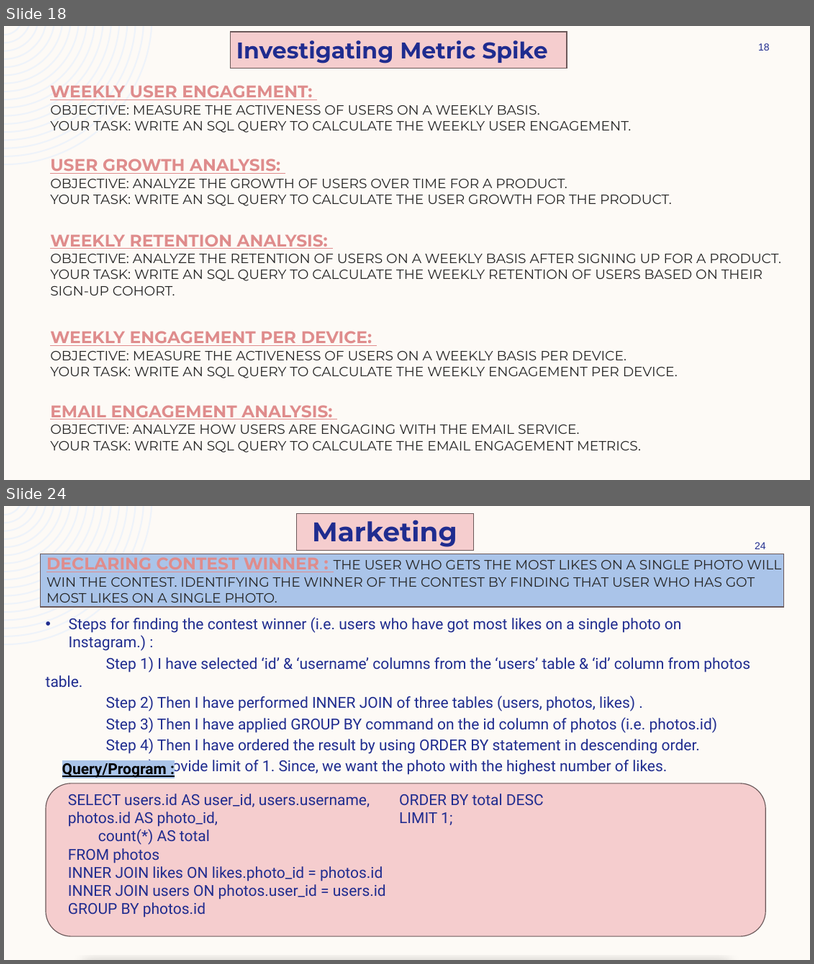
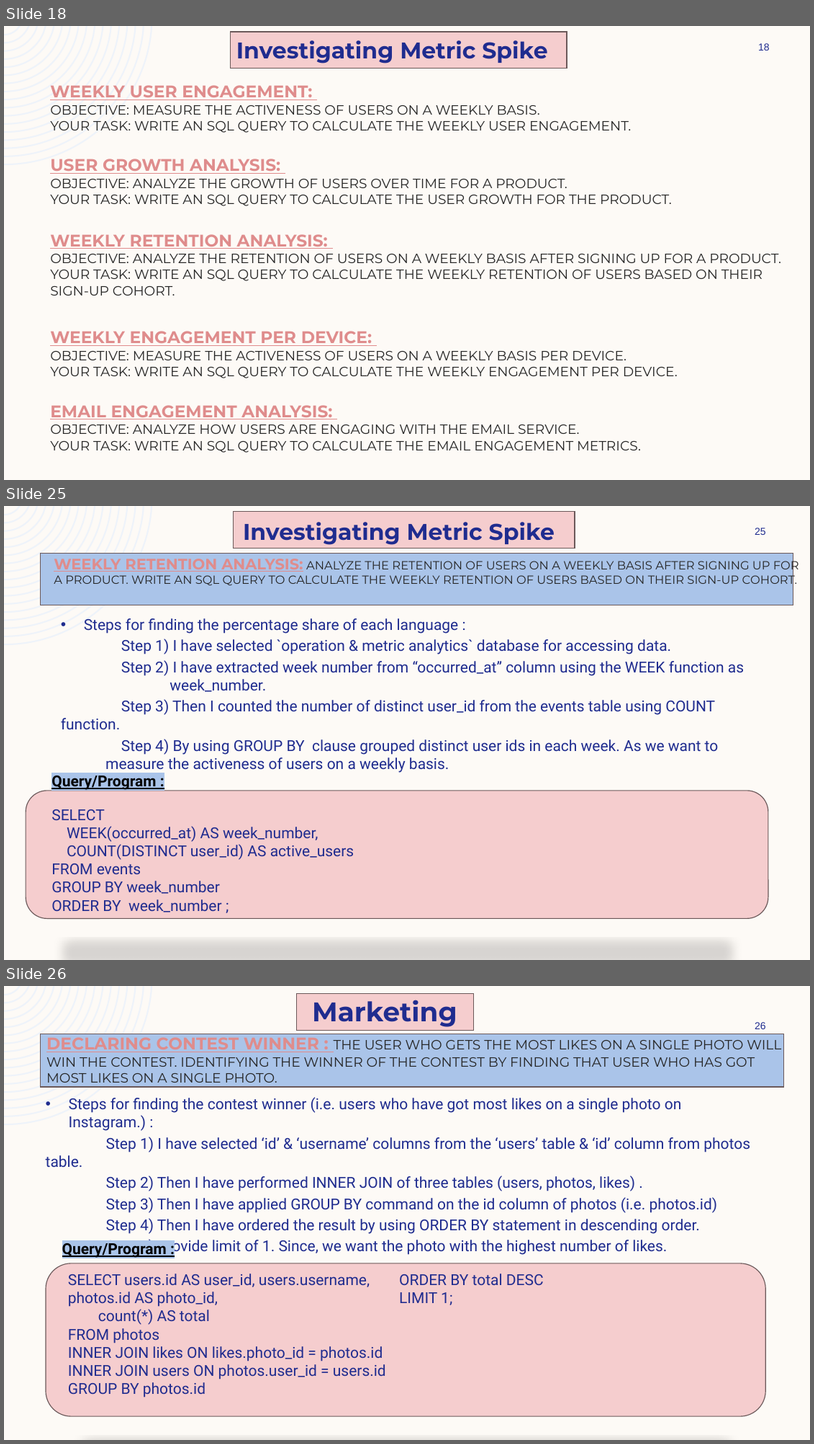
Before and after one commit to ShindeYash/Operation_and_Metric_Analytics, a slide deck: Report - Operation_and_Metric_Analytics.pptx. Shown one above the other, each under a label of ours: slides 18 and 24 before the commit, slides 18, 25 and 26 after it; the slides between them are not shown. The pictures are 814x964 and 814x1444 pixels, drawn with LibreOffice and Linux fonts; fonts in the diff are those of the drawing. Boxes give left, top, right and bottom in pixels: in the first picture for what was removed or moved away, otherwise in the second. Text is boxed around its words. In the diff, an @@ line names an element or a change of style, - is before the commit and + after.

```diff
--- a/Report - Operation_and_Metric_Analytics.pptx
+++ b/Report - Operation_and_Metric_Analytics.pptx
@@ slide 25 added at (4,506,810,960), background #FDFAF6; not listed: 1 template element that a slide beside it also shows @@
@@ rectangle added at (233,512,575,548), fill #F5CDCE, outline #6B5A5A 1 pt @@
@@ text added at (243,522,555,545), 27 pt, text #1F2C8F, bold @@
+Investigating Metric Spike
@@ page number added at (755,528,766,535), 12 pt, text #1F2C8F @@
+25
@@ rectangle added at (40,554,793,605), fill #AAC4E9, outline #6B5A5A 1 pt @@
@@ title added at (54,558,800,588), 14 pt, text #262626 @@
+WEEKLY RETENTION ANALYSIS: ANALYZE THE RETENTION OF USERS ON A WEEKLY BASIS AFTER SIGNING UP FOR A PRODUCT. WRITE AN SQL QUERY TO CALCULATE THE WEEKLY RETENTION OF USERS BASED ON THEIR SIGN-UP COHORT.
@@ text added at (61,618,744,774), 18 pt, text #1F2C8F @@
+• Steps for finding the percentage share of each language :
+Step 1) I have selected `operation & metric analytics` database for accessing data.
+Step 2) I have extracted week number from “occurred_at” column using the WEEK function as week_number.
+Step 3) Then I counted the number of distinct user_id from the events table using COUNT function.
+Step 4) By using GROUP BY clause grouped distinct user ids in each week. As we want to measure the activeness of users on a weekly basis.
@@ text added at (52,775,156,791), 18 pt, text #000000, bold, underline @@
+Query/Program :
@@ rounded rectangle added at (26,790,769,918), fill #F5CDCE, outline #6B5A5A 1 pt @@
@@ text added at (52,809,354,912), 18 pt, text #202C8F @@
+SELECT
+WEEK(occurred_at) AS week_number,
+COUNT(DISTINCT user_id) AS active_users
+FROM events
+GROUP BY week_number
+ORDER BY week_number ;
@@ what was slide 24 is now slide 26 @@
@@ page number at (755,1022,766,1029): text changed @@
-24
+26
```
Also in this commit, not shown: 1 slide changed, 5 other slides added, 14 slides removed, 9 other files.
